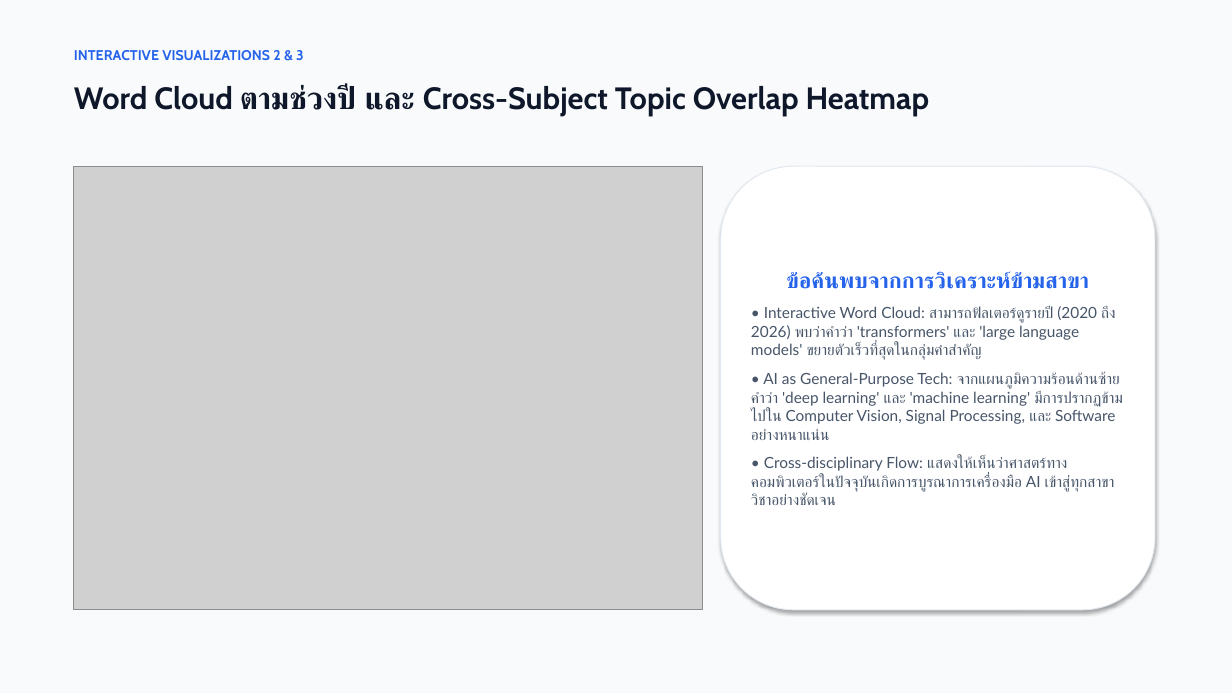
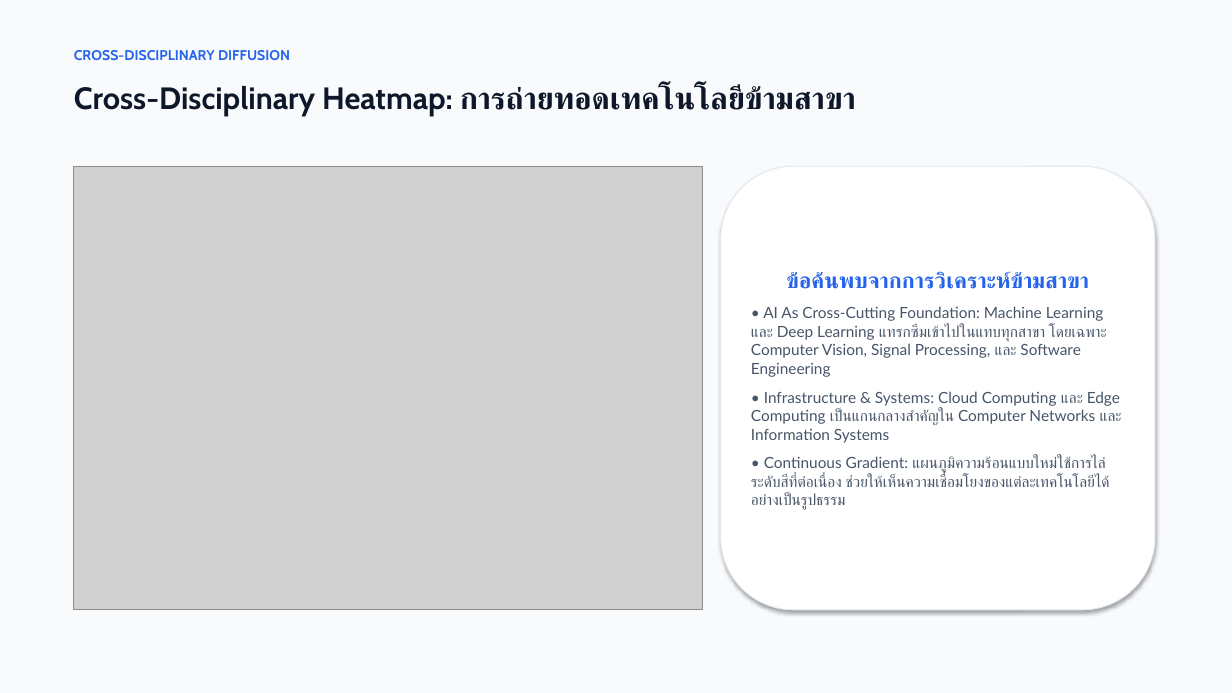
Before and after one commit to wayu15244/ScopusDataMidTerm, a slide deck: slide 7 of slides/EDA_Scopus_Presentation.pptx. Drawn at 1232x693 pixels with LibreOffice and Linux fonts; fonts in the diff are those of the drawing; grey boxes stand for pictures. Boxes give left, top, right and bottom in pixels: in the first picture for what was removed or moved away, otherwise in the second. Text is boxed around its words. In the diff, an @@ line names an element or a change of style, - is before the commit and + after.

Commit message:
Enhance interactive visualization with Apache ECharts, add core scopus_eda_analysis.py, and synchronize academic report and slides

```diff
--- a/slides/EDA_Scopus_Presentation.pptx
+++ b/slides/EDA_Scopus_Presentation.pptx
@@ text at [74,50,290,60]: text changed @@
-INTERACTIVE VISUALIZATIONS 2 & 3
+CROSS-DISCIPLINARY DIFFUSION
@@ text at [74,85,856,116]: text changed @@
-Word Cloud ตามช่วงปี และ Cross-Subject Topic Overlap Heatmap
+Cross-Disciplinary Heatmap: การถ่ายทอดเทคโนโลยีข้ามสาขา
@@ text in rounded rectangle at [751,306,1122,510]: text changed @@
-• Interactive Word Cloud: สามารถฟิลเตอร์ดูรายปี (2020 ถึง 2026) พบว่าคำว่า 'transformers' และ 'large language models' ขยายตัวเร็วที่สุดในกลุ่มคำสำคัญ
-• AI as General-Purpose Tech: จากแผนภูมิความร้อนด้านซ้าย คำว่า 'deep learning' และ 'machine learning' มีการปรากฏข้ามไปใน Computer Vision, Signal Processing, และ Software อย่างหนาแน่น
-• Cross-disciplinary Flow: แสดงให้เห็นว่าศาสตร์ทางคอมพิวเตอร์ในปัจจุบันเกิดการบูรณาการเครื่องมือ AI เข้าสู่ทุกสาขาวิชาอย่างชัดเจน
+• AI As Cross-Cutting Foundation: Machine Learning และ Deep Learning แทรกซึมเข้าไปในแทบทุกสาขา โดยเฉพาะ Computer Vision, Signal Processing, และ Software Engineering
+• Infrastructure & Systems: Cloud Computing และ Edge Computing เป็นแกนกลางสำคัญใน Computer Networks และ Information Systems
+• Continuous Gradient: แผนภูมิความร้อนแบบใหม่ใช้การไล่ระดับสีที่ต่อเนื่อง ช่วยให้เห็นความเชื่อมโยงของแต่ละเทคโนโลยีได้อย่างเป็นรูปธรรม
```
Also in this commit, not shown: 8 other slides changed, 20 other files.
